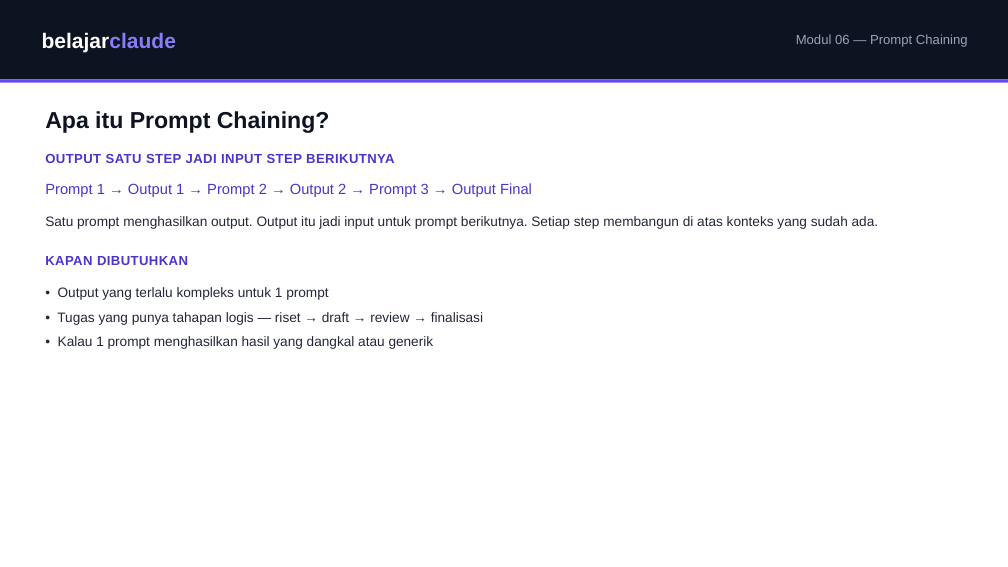
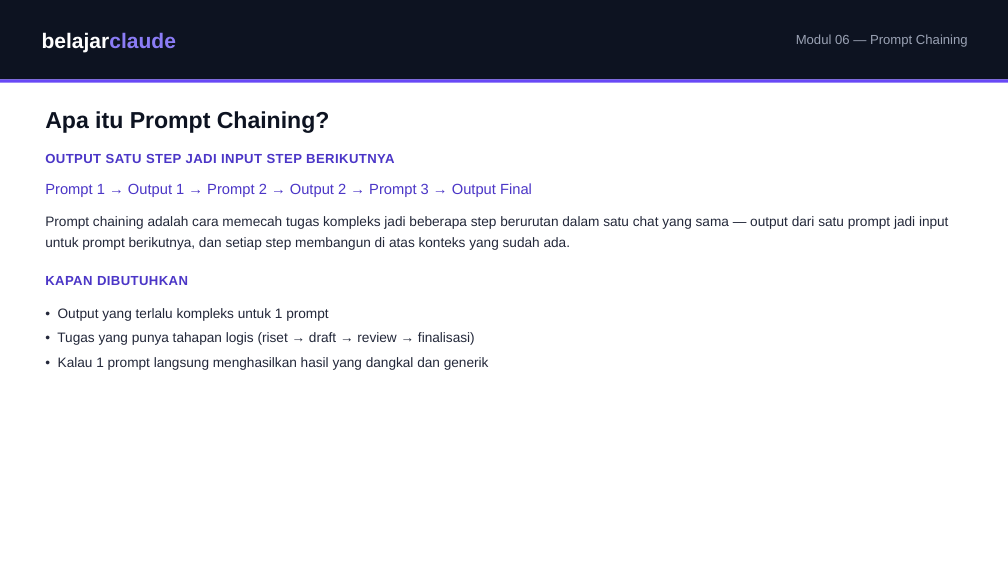
Before and after one commit to juliautomo/belajar-claude, a slide deck: slide 2 of K2-Produktivitas/M06-Prompt-Chaining/K2-M06-Prompt-Chaining.pptx. Drawn at 1008x567 pixels with LibreOffice and Linux fonts; fonts in the diff are those of the drawing. Boxes give left, top, right and bottom in pixels: in the first picture for what was removed or moved away, otherwise in the second. Text is boxed around its words. In the diff, an @@ line names an element or a change of style, - is before the commit and + after.

```diff
--- a/K2-Produktivitas/M06-Prompt-Chaining/K2-M06-Prompt-Chaining.pptx
+++ b/K2-Produktivitas/M06-Prompt-Chaining/K2-M06-Prompt-Chaining.pptx
@@ text at [45,216,949,250]: text changed @@
-Satu prompt menghasilkan output. Output itu jadi input untuk prompt berikutnya. Setiap step membangun di atas konteks yang sudah ada.
+Prompt chaining adalah cara memecah tugas kompleks jadi beberapa step berurutan dalam satu chat yang sama — output dari satu prompt jadi input untuk prompt berikutnya, dan setiap step membangun di atas konteks yang sudah ada.
@@ text "KAPAN DIBUTUHKAN": place and size @@
-text "KAPAN DIBUTUHKAN" at [45,256,188,265]
+text "KAPAN DIBUTUHKAN" at [45,276,188,285]
@@ text "• Output yang terlalu kompleks ...": place and size @@
-text "• Output yang terlalu kompleks ..." at [57,287,483,349]
+text "• Output yang terlalu kompleks ..." at [57,308,489,370]
@@ text at [57,332,489,370]: text changed @@
-• Tugas yang punya tahapan logis — riset → draft → review → finalisasi
-• Kalau 1 prompt menghasilkan hasil yang dangkal atau generik
+• Tugas yang punya tahapan logis (riset → draft → review → finalisasi)
+• Kalau 1 prompt langsung menghasilkan hasil yang dangkal dan generik
```
Also in this commit, not shown: 1 other file.
